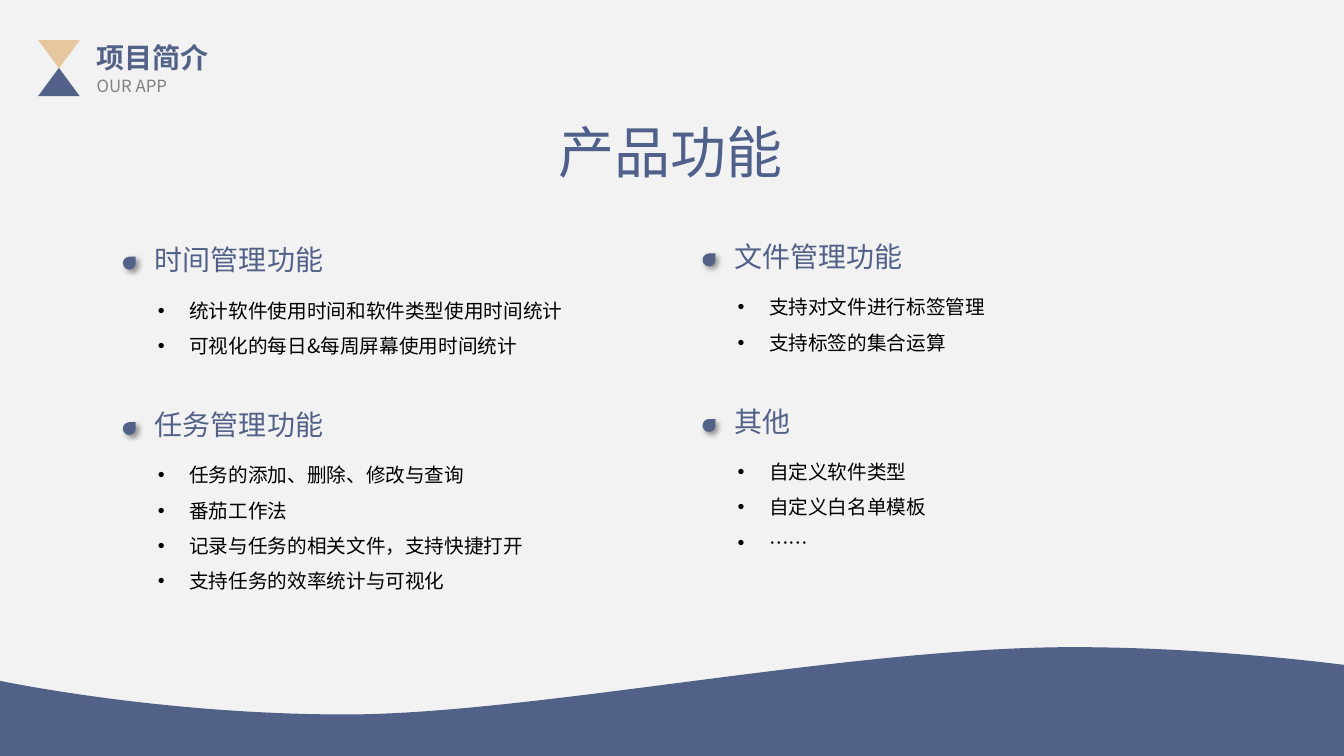
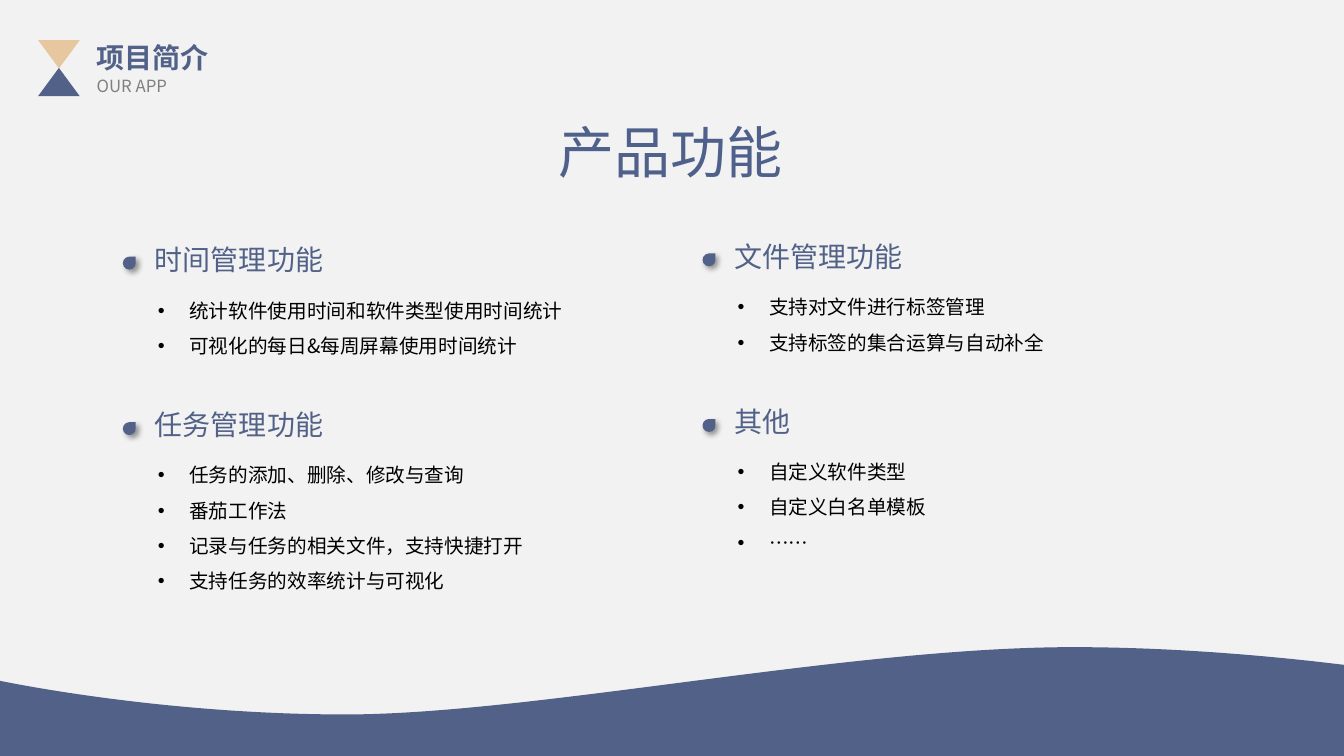
Before and after one commit to DJ-Team4/Desktop-Learning-Assistant, a slide deck: slide 5 of doc/DJ-Team.pptx. Drawn at 1344x756 pixels with LibreOffice and Linux fonts; fonts in the diff are those of the drawing. Boxes give left, top, right and bottom in pixels: in the first picture for what was removed or moved away, otherwise in the second. Text is boxed around its words. In the diff, an @@ line names an element or a change of style, - is before the commit and + after.

```diff
--- a/doc/DJ-Team.pptx
+++ b/doc/DJ-Team.pptx
@@ text at (769, 333, 1044, 352): text changed @@
-• 支持标签的集合运算
+• 支持标签的集合运算与自动补全
```
Also in this commit, not shown: 3 other files.
